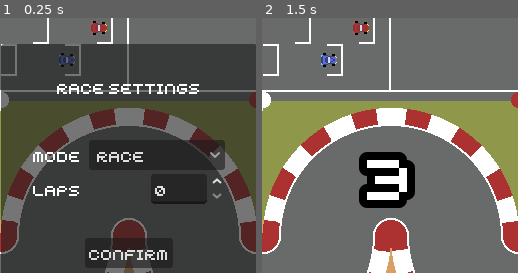
Above: before the commit, frames 1-2 (left to right).
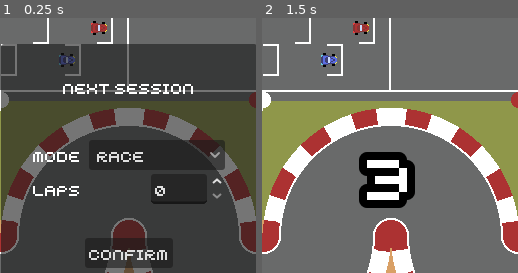
Above: after the commit, the same moments.

Repository: Alexander-Jordan/indy-500-godot
Game: Godot game, scene res://stages/main.tscn
Same seed, same stepped clock (60 frames per second), same inputs: the game is played once before the commit and once after it.
Inputs:
- Up to frame 1 (0.25 s): no input
- Up to frame 2 (1.5 s): click "CONFIRM" at 0.5 s; tap Enter at 1.25 s
The pictures show only the part of the screen within x 25-75%, y 20-70%; the shares and areas given below are measured in that part.

The runs differ from the first frame. In frame 1, 1.1% of the frame differs, in the area x 22-78%, y 25-30%; in frame 2, nothing differs.

Commit message:
Change name from race settings to session settings

Diff:
--- a/stages/main.tscn
+++ b/stages/main.tscn
@@ -7,7 +7,7 @@
 [ext_resource type="TileSet" uid="uid://dwtd4v4c6yrou" path="res://stages/track/asphalt_tileset.tres" id="5_85ei1"]
 [ext_resource type="Script" uid="uid://lj2f1x02srbw" path="res://utilities/checkpoints/checkpoints.gd" id="5_xbtqd"]
 [ext_resource type="Script" uid="uid://c0m5wq5p2kki7" path="res://utilities/checkpoints/checkpoint.gd" id="6_5sjox"]
-[ext_resource type="PackedScene" uid="uid://certwioknxlwh" path="res://ui/ui_race_settings/ui_race_settings.tscn" id="6_byaf2"]
+[ext_resource type="PackedScene" uid="uid://certwioknxlwh" path="res://ui/ui_session_settings/ui_session_settings.tscn" id="6_byaf2"]
 [ext_resource type="Script" uid="uid://0qnkrmw8iuqh" path="res://entities/areas/slower_area.gd" id="6_lnxn1"]
 [ext_resource type="PackedScene" uid="uid://c5g83xfmsr2l5" path="res://ui/laps/ui_laps.tscn" id="7_byaf2"]
 [ext_resource type="PackedScene" uid="uid://d3ruiod47r6xq" path="res://ui/count_down/count_down.tscn" id="10_06h8b"]
@@ -152,5 +152,5 @@
 visible = false
 layout_mode = 2
 
-[node name="UIRaceSettings" parent="CanvasLayer/MarginContainer" instance=ExtResource("6_byaf2")]
+[node name="UISessionSettings" parent="CanvasLayer/MarginContainer" instance=ExtResource("6_byaf2")]
 layout_mode = 2
--- a/ui/ui_race_settings/ui_race_settings.gd
+++ b/ui/ui_session_settings/ui_session_settings.gd
@@ -1,4 +1,4 @@
-class_name UIRaceSettings extends Control
+class_name UISessionSettings extends Control
 
 @onready var button_confirm: Button = $PanelContainer/MarginContainer/VBoxContainer/HBoxContainer/button_confirm
 @onready var options_button_mode: OptionButton = $PanelContainer/MarginContainer/VBoxContainer/VBoxContainer/HBoxContainer/options_button_mode
--- a/ui/ui_race_settings/ui_race_settings.tscn
+++ b/ui/ui_session_settings/ui_session_settings.tscn
@@ -1,9 +1,9 @@
 [gd_scene load_steps=3 format=3 uid="uid://certwioknxlwh"]
 
 [ext_resource type="Theme" uid="uid://cfpqv3k0la1oe" path="res://base_theme.tres" id="1_wbsap"]
-[ext_resource type="Script" uid="uid://cpgqyj206fjrh" path="res://ui/ui_race_settings/ui_race_settings.gd" id="2_hi7hy"]
+[ext_resource type="Script" uid="uid://cpgqyj206fjrh" path="res://ui/ui_session_settings/ui_session_settings.gd" id="2_hi7hy"]
 
-[node name="UIRaceSettings" type="Control"]
+[node name="UISessionSettings" type="Control"]
 layout_mode = 3
 anchors_preset = 15
 anchor_right = 1.0
@@ -41,7 +41,7 @@
 [node name="Label" type="Label" parent="PanelContainer/MarginContainer/VBoxContainer"]
 layout_mode = 2
 size_flags_vertical = 2
-text = "RACE SETTINGS"
+text = "NEXT SESSION"
 horizontal_alignment = 1
 vertical_alignment = 1
 uppercase = true
Renamed: ui/ui_race_settings/ui_race_settings.gd.uid -> ui/ui_session_settings/ui_session_settings.gd.uid
